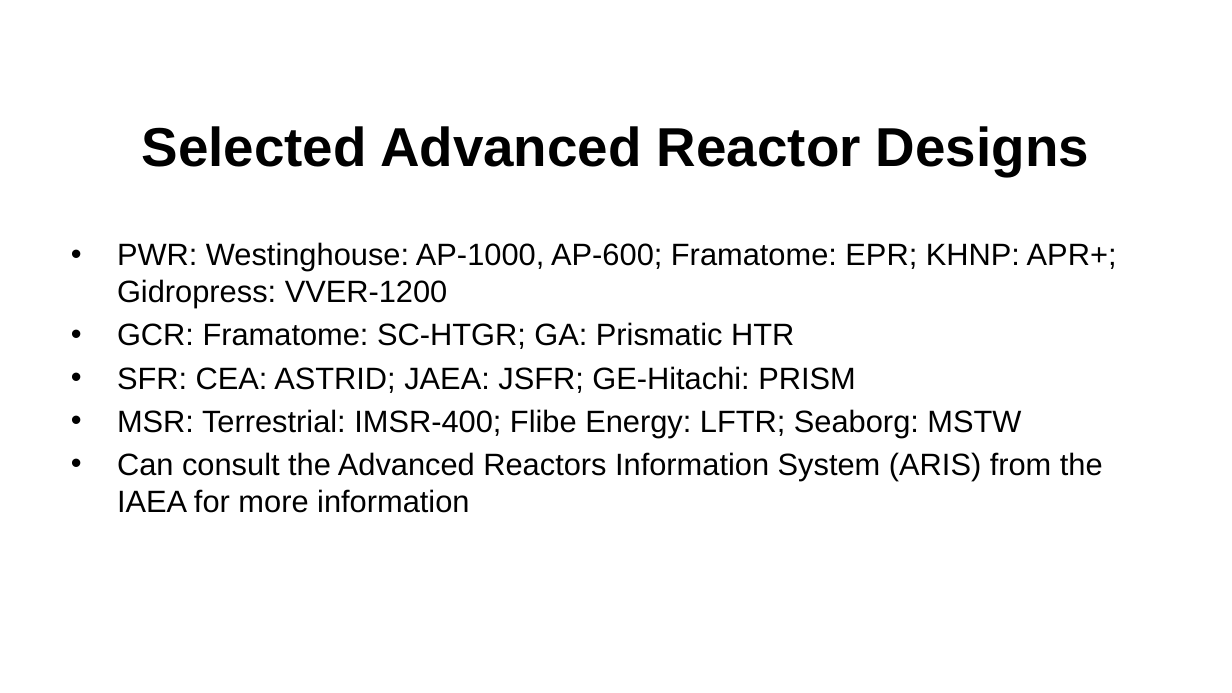
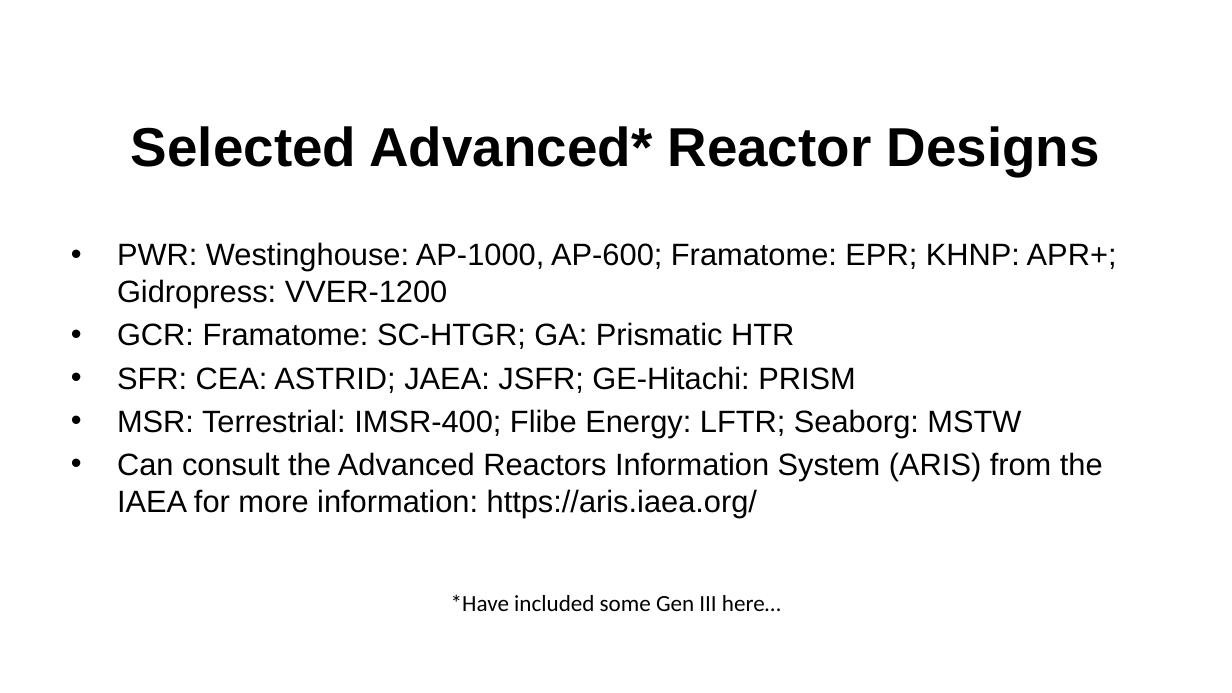
Before and after one commit to benbeeler/TEACHING, a slide deck: slide 14 of Advanced Reactor Materials/Fall2025/Lec1_intro.pptx (slide 13 before the commit). Drawn at 1232x693 pixels with LibreOffice and Linux fonts; fonts in the diff are those of the drawing; background and template pictures are left out. Boxes give left, top, right and bottom in pixels: in the first picture for what was removed or moved away, otherwise in the second. Text is boxed around its words. In the diff, an @@ line names an element or a change of style, - is before the commit and + after.

```diff
--- a/Advanced Reactor Materials/Fall2025/Lec1_intro.pptx
+++ b/Advanced Reactor Materials/Fall2025/Lec1_intro.pptx
@@ title at (131, 126, 1100, 176): text changed @@
-Selected Advanced Reactor Designs
+Selected Advanced* Reactor Designs
@@ text at (117, 452, 1103, 517): text changed @@
-• Can consult the Advanced Reactors Information System (ARIS) from the IAEA for more information
+• Can consult the Advanced Reactors Information System (ARIS) from the IAEA for more information: https://aris.iaea.org/
@@ text added at (451, 594, 781, 611), 18 pt, text #000000 @@
+*Have included some Gen III here…
```
Also in this commit, not shown: 4 other slides changed, 1 slide added, 6 other files.
